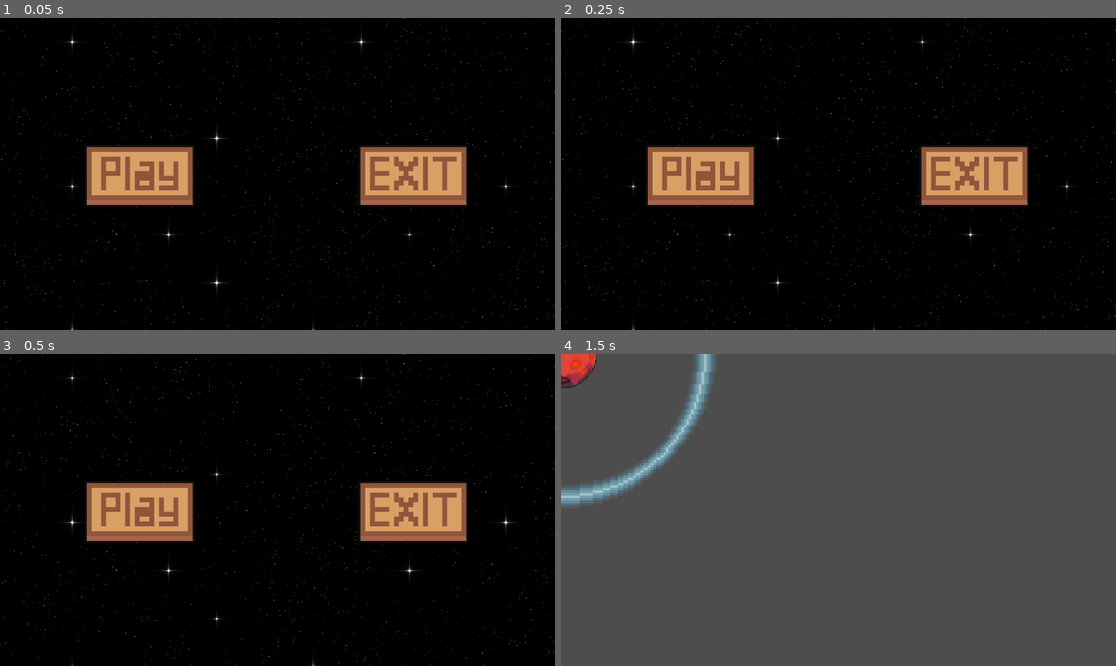
Above: before the commit, frames 1-4 (two rows, left to right).
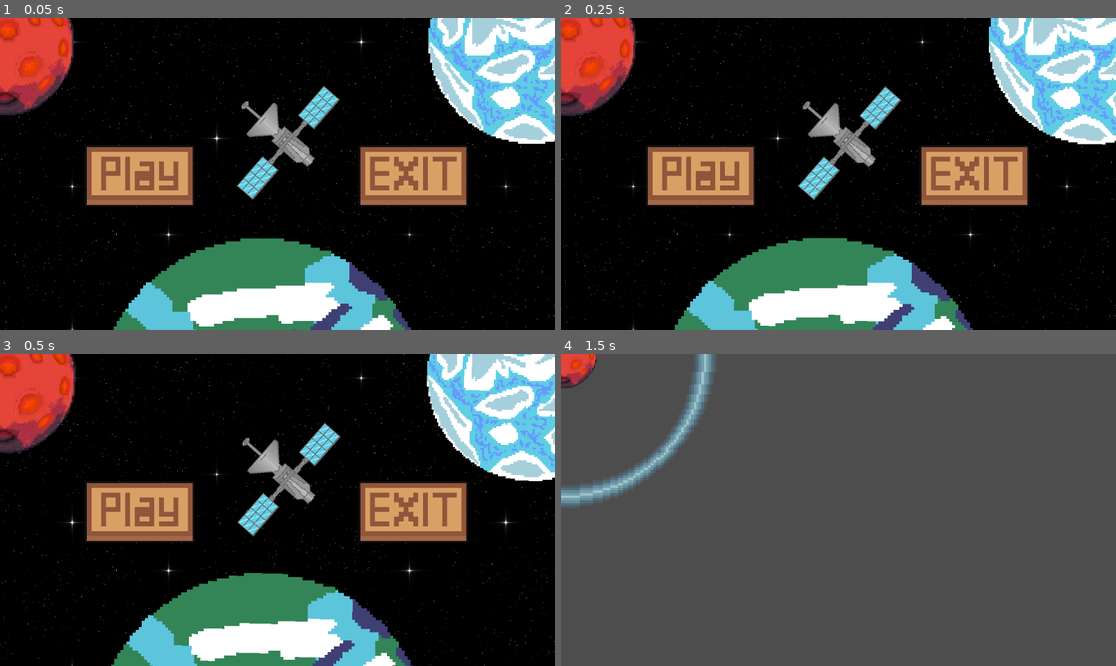
Above: after the commit, the same moments.

Repository: Revarsel/Planet_Loop
Game: Godot game, scene res://Scenes/MainMenu.tscn
Two runs of this game, one before a commit and one after it. Both use one fixed random seed, a clock stepped at 60 frames per second and the inputs below. This scene is started directly instead of the project's main scene.
Inputs (mouse positions are in pixels of both pictures, inside the frame that each line leads up to):
- Up to frame 1 (0.05 s): no input
- Up to frame 2 (0.25 s): no input
- Up to frame 3 (0.5 s): no input
- Up to frame 4 (1.5 s): click (699, 513) at 0.5 s; tap Enter at 1.25 s; move the mouse to (960, 494) at 1.27 s; hold Right mouse button (right_click) from 1.28 s (still down); click (960, 494) at 1.42 s

The runs differ from the first frame. In frame 1, 25% of the frame differs, in the area x 0-100%, y 0-100%; in frame 2, 25%; in frame 3, 25%; in frame 4, nothing differs.

Commit message:
MainMenu Changes

Diff:
--- a/Scenes/MainMenu.tscn
+++ b/Scenes/MainMenu.tscn
@@ -1,9 +1,17 @@
-[gd_scene load_steps=6 format=3 uid="uid://c5brmtrmjh38r"]
+[gd_scene load_steps=14 format=3 uid="uid://c5brmtrmjh38r"]
 
 [ext_resource type="Script" uid="uid://7yprraq7avv3" path="res://Scripts/main_menu.gd" id="1_ghw46"]
 [ext_resource type="Texture2D" uid="uid://lek1bbw8lbit" path="res://Assets/PlayButton-1.png" id="2_8saeu"]
 [ext_resource type="Shader" uid="uid://begufrpx4wpku" path="res://Scripts/world.gdshader" id="2_8um5k"]
 [ext_resource type="Texture2D" uid="uid://bg84qhumc3j6e" path="res://Assets/ExitButton-1.png" id="3_ghw46"]
+[ext_resource type="Texture2D" uid="uid://vbv1m5pourxl" path="res://Assets/Mars2-Copy-2-Scaled.png" id="5_df05h"]
+[ext_resource type="Texture2D" uid="uid://3y2fga4lv40u" path="res://Assets/Earth-3.png" id="6_8um5k"]
+[ext_resource type="Script" uid="uid://dc7kdhn6c6mug" path="res://Scripts/mars_2_copy_2_scaled.gd" id="6_if7li"]
+[ext_resource type="Script" uid="uid://blona7nf1d7fj" path="res://Scripts/earth_3.gd" id="7_cmrfp"]
+[ext_resource type="Texture2D" uid="uid://dt611eo5dj12r" path="res://Assets/Earth-2.png" id="7_xim88"]
+[ext_resource type="Texture2D" uid="uid://b8r11ij0q6kfm" path="res://Assets/Satellite-1-Copy-2.png" id="8_koqhg"]
+[ext_resource type="Script" uid="uid://ch5ltyk5nqtxr" path="res://Scripts/earth_2.gd" id="9_loo7a"]
+[ext_resource type="Script" uid="uid://ded1u0ce5wuw1" path="res://Scripts/satellite_1_copy_2.gd" id="12_rrcx7"]
 
 [sub_resource type="ShaderMaterial" id="ShaderMaterial_fo5ed"]
 shader = ExtResource("2_8um5k")
@@ -33,6 +41,7 @@
 size_flags_vertical = 6
 
 [node name="PLAY" type="Button" parent="."]
+z_index = 1
 layout_mode = 0
 offset_left = 176.0
 offset_top = 264.0
@@ -44,6 +53,7 @@
 texture = ExtResource("2_8saeu")
 
 [node name="EXIT" type="Button" parent="."]
+z_index = 1
 layout_mode = 0
 offset_left = 744.0
 offset_top = 264.0
@@ -54,6 +64,31 @@
 position = Vector2(114, 64)
 texture = ExtResource("3_ghw46")
 
+[node name="Mars2-copy-2-scaled" type="Sprite2D" parent="."]
+position = Vector2(0, 56)
+scale = Vector2(0.205, 0.205)
+texture = ExtResource("5_df05h")
+script = ExtResource("6_if7li")
+
+[node name="Earth-3" type="Sprite2D" parent="."]
+position = Vector2(1104, 48)
+scale = Vector2(0.38, 0.38)
+texture = ExtResource("6_8um5k")
+script = ExtResource("7_cmrfp")
+
+[node name="Earth-2" type="Sprite2D" parent="."]
+position = Vector2(544, 800)
+scale = Vector2(0.61, 0.61)
+texture = ExtResource("7_xim88")
+script = ExtResource("9_loo7a")
+
+[node name="Satellite-1-copy-2" type="Sprite2D" parent="."]
+position = Vector2(573.965, 237.77)
+rotation = -0.855211
+scale = Vector2(0.17, 0.17)
+texture = ExtResource("8_koqhg")
+script = ExtResource("12_rrcx7")
+
 [connection signal="button_down" from="PLAY" to="." method="_on_play_button_down"]
 [connection signal="pressed" from="PLAY" to="." method="_on_play_pressed"]
 [connection signal="button_down" from="EXIT" to="." method="_on_exit_button_down"]
--- /dev/null
+++ b/Scripts/earth_2.gd
@@ -0,0 +1,22 @@
+extends Sprite2D
+var elapsed = 0.0
+var min_angle = deg_to_rad(0)
+var max_angle = deg_to_rad(90)
+var direction = Vector2(-1, 1)
+var s = false
+var fac = 0.01
+var max = 0.66
+var min = 0.61
+func _process(delta):
+	rotation = lerp_angle(min_angle, max_angle, elapsed)
+	elapsed+=delta*0.03
+	if s == false:
+	#scale<=Vector2(0.58,0.58) && scale>=Vector2(0.38,0.38):
+		scale+=Vector2(fac*delta,fac*delta)
+		if scale>=Vector2(max,max):
+			s = true
+	if s == true:
+	#scale<=Vector2(0.38,0.38):
+		scale-=Vector2(fac*delta,fac*delta)
+		if scale<=Vector2(min,min):
+			s = false
--- /dev/null
+++ b/Scripts/earth_3.gd
@@ -0,0 +1,22 @@
+extends Sprite2D
+var elapsed = 0.0
+var min_angle = deg_to_rad(0)
+var max_angle = deg_to_rad(90)
+var direction = Vector2(-1, 1)
+var s = false
+var fac = 0.01
+var max = 0.43
+var min = 0.38
+func _process(delta):
+	rotation = lerp_angle(min_angle, max_angle, elapsed)
+	elapsed+=delta*0.04
+	if s == false:
+	#scale<=Vector2(0.58,0.58) && scale>=Vector2(0.38,0.38):
+		scale+=Vector2(fac*delta,fac*delta)
+		if scale>=Vector2(max,max):
+			s = true
+	if s == true:
+	#scale<=Vector2(0.38,0.38):
+		scale-=Vector2(fac*delta,fac*delta)
+		if scale<=Vector2(min,min):
+			s = false
--- /dev/null
+++ b/Scripts/mars_2_copy_2_scaled.gd
@@ -0,0 +1,22 @@
+extends Sprite2D
+var elapsed = 0.0
+var min_angle = deg_to_rad(0)
+var max_angle = deg_to_rad(90)
+var direction = Vector2(-1, 1)
+var s = false
+var fac = 0.01
+var max = 0.255
+var min = 0.205
+func _process(delta):
+	rotation = lerp_angle(min_angle, max_angle, elapsed)
+	elapsed+=delta*0.05
+	if s == false:
+	#scale<=Vector2(0.58,0.58) && scale>=Vector2(0.38,0.38):
+		scale+=Vector2(fac*delta,fac*delta)
+		if scale>=Vector2(max,max):
+			s = true
+	if s == true:
+	#scale<=Vector2(0.38,0.38):
+		scale-=Vector2(fac*delta,fac*delta)
+		if scale<=Vector2(min,min):
+			s = false
--- /dev/null
+++ b/Scripts/satellite_1_copy_2.gd
@@ -0,0 +1,23 @@
+extends Sprite2D
+var elapsed = 0.0
+var min_angle = deg_to_rad(0)
+var max_angle = deg_to_rad(90)
+var direction = Vector2(-1, 1)
+var s = false
+var fac = 3.5
+var maxx = 600
+var minx = 550
+var maxy = 263
+var miny = 213
+func _process(delta):
+	rotation += delta*0.01
+	if s == false:
+	#scale<=Vector2(0.58,0.58) && scale>=Vector2(0.38,0.38):
+		position+=Vector2(fac*delta,fac*delta)
+		if position>=Vector2(maxx,maxy):
+			s = true
+	if s == true:
+	#scale<=Vector2(0.38,0.38):
+		position-=Vector2(fac*delta,fac*delta)
+		if position<=Vector2(minx,miny):
+			s = false
Not shown, added: Scripts/earth_2.gd.uid
Not shown, added: Scripts/earth_3.gd.uid
Not shown, added: Scripts/mars_2_copy_2_scaled.gd.uid
Not shown, added: Scripts/satellite_1_copy_2.gd.uid
